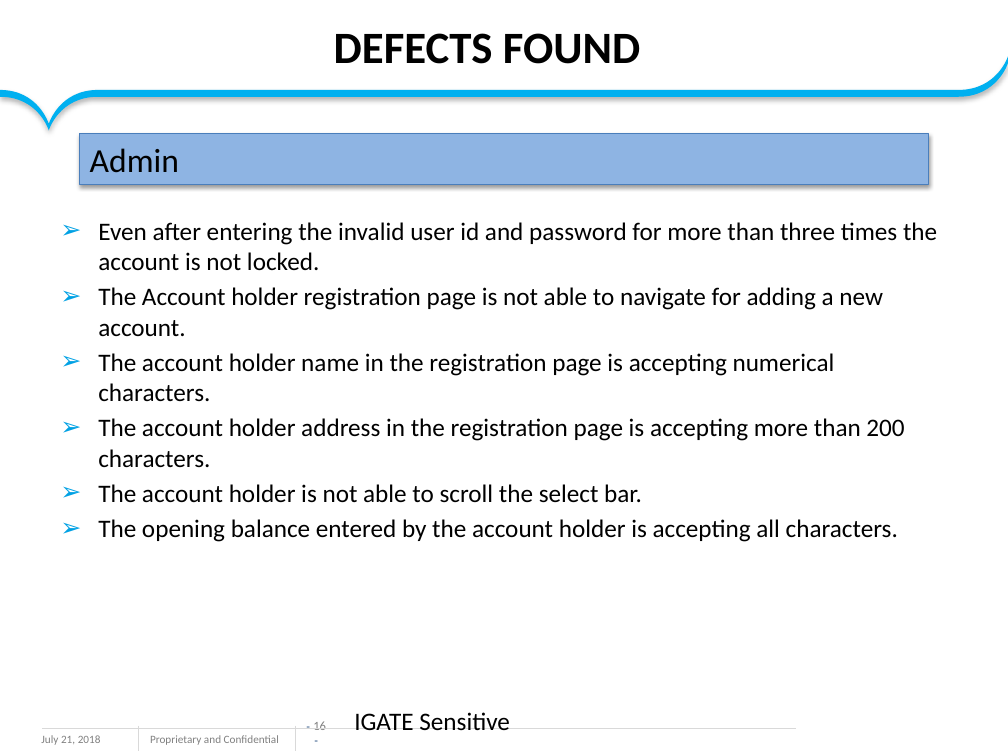
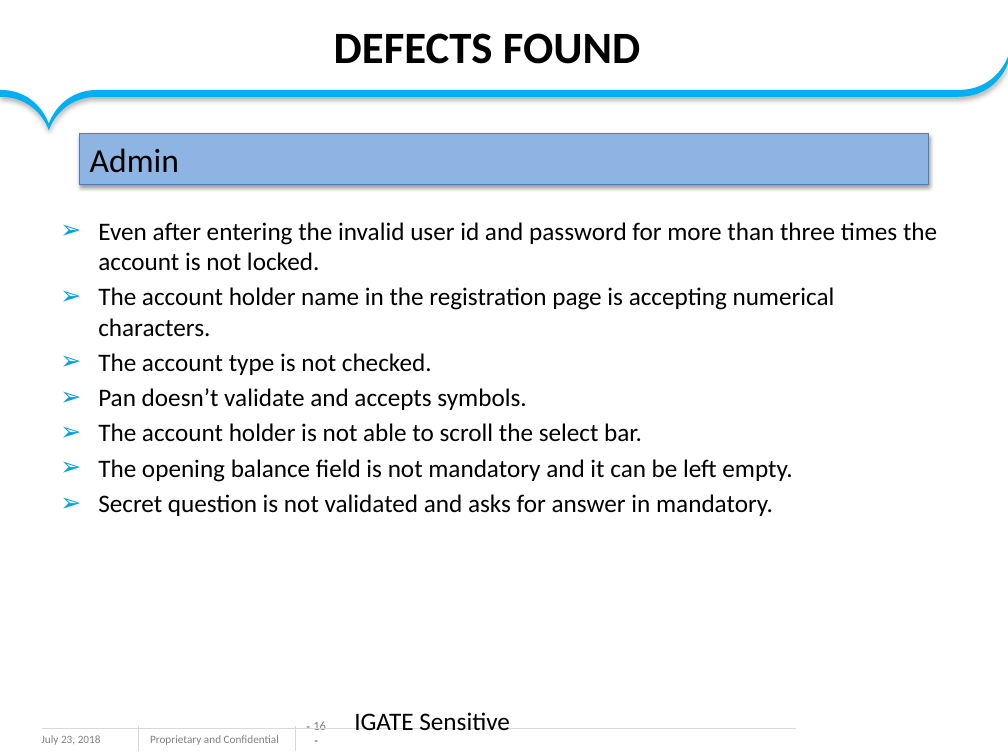
Before and after one commit to sarulatharaji/Miniproject, a slide deck: slide 16 of Online banking ppt.pptx. Drawn at 1008x756 pixels with LibreOffice and Linux fonts; fonts in the diff are those of the drawing; background and template pictures are left out. Boxes give left, top, right and bottom in pixels: in the first picture for what was removed or moved away, otherwise in the second. Text is boxed around its words. In the diff, an @@ line names an element or a change of style, - is before the commit and + after.

```diff
--- a/Online banking ppt.pptx
+++ b/Online banking ppt.pptx
@@ text at [98,287,883,336]: paragraph removed @@
-➢ The Account holder registration page is not able to navigate for adding a new account.
@@ text at [98,353,526,410]: text changed @@
-➢ The account holder address in the registration page is accepting more than 200 characters.
+➢ The account type is not checked.
+➢ Pan doesn’t validate and accepts symbols.
@@ text at [98,459,792,516]: text changed @@
-➢ The opening balance entered by the account holder is accepting all characters.
+➢ The opening balance field is not mandatory and it can be left empty.
+➢ Secret question is not validated and asks for answer in mandatory.
@@ text at [41,735,101,745]: text changed @@
-July 21, 2018
+July 23, 2018
```
Also in this commit, not shown: 21 other slides changed, 3 slides added, 5 other files.
